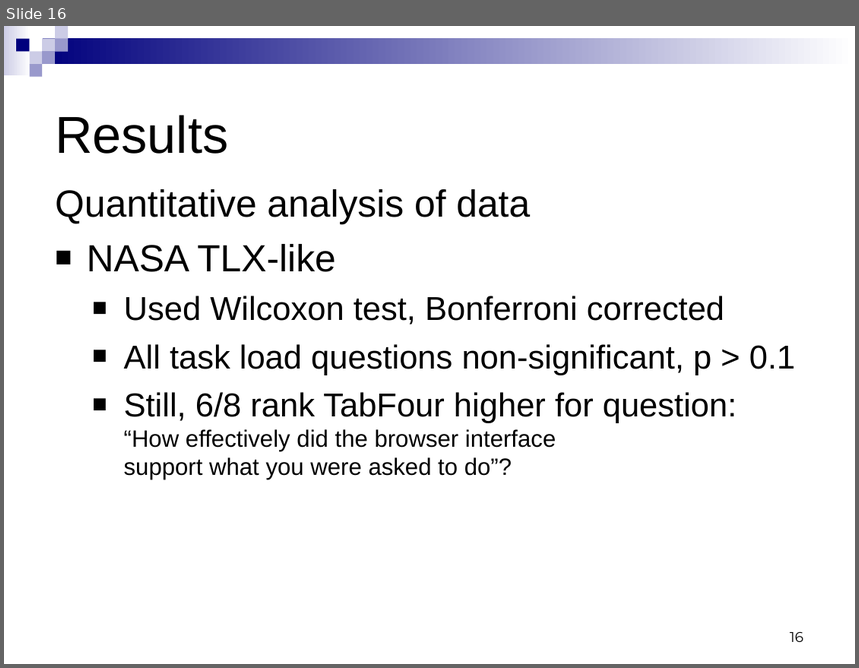
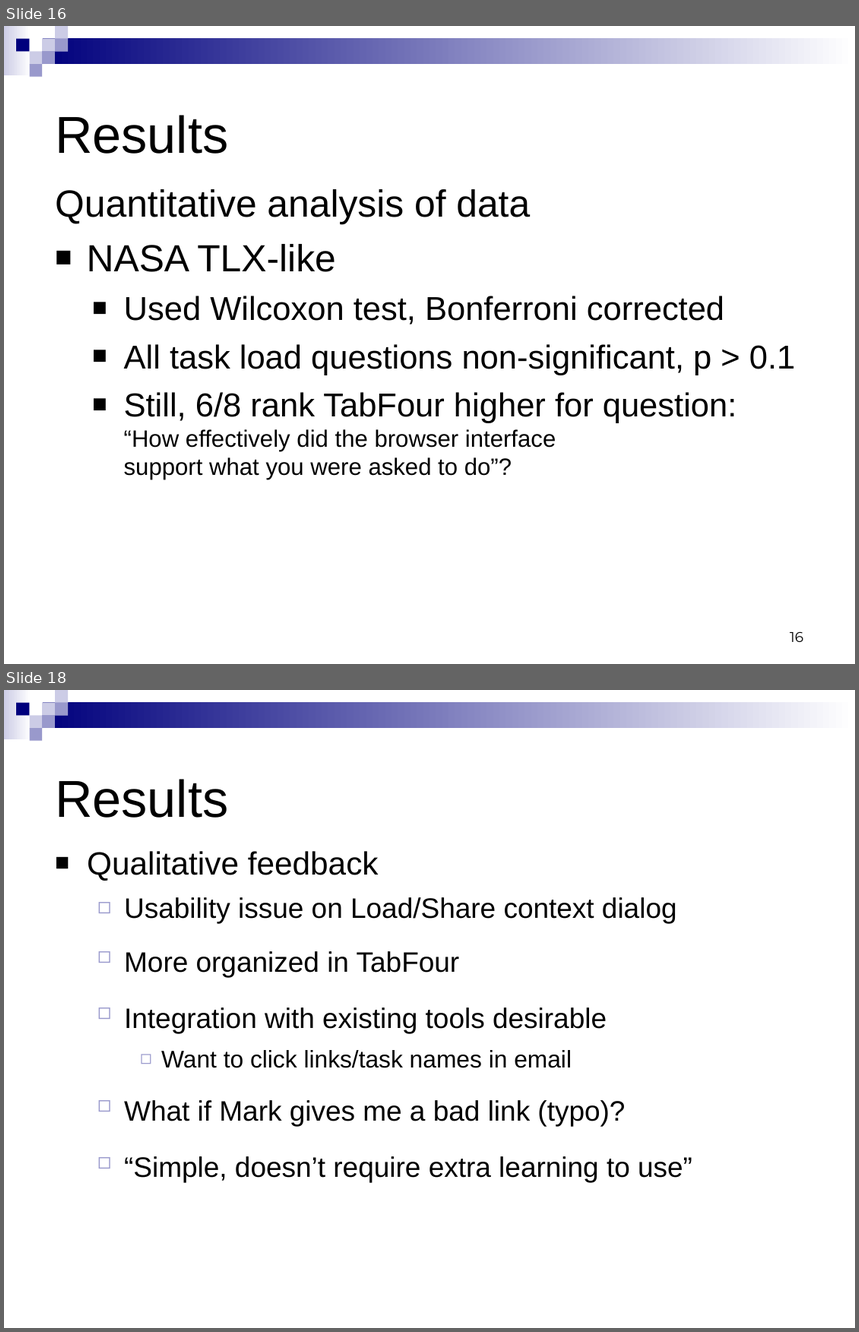
Before and after one commit to mohanraj-r/tabfour, a slide deck: Tab4/doc/544 Phase 3 presentation.ppt. Shown one above the other, each under a label of ours: slide 16 before the commit, slides 16 and 18 after it; the slides between them are not shown. The pictures are 859x668 and 859x1332 pixels, drawn with LibreOffice and Linux fonts; fonts in the diff are those of the drawing. Boxes give left, top, right and bottom in pixels: in the first picture for what was removed or moved away, otherwise in the second. Text is boxed around its words. In the diff, an @@ line names an element or a change of style, - is before the commit and + after.

Commit message:
tweaked the slides - qualitative section

```diff
--- a/Tab4/doc/544 Phase 3 presentation.ppt
+++ b/Tab4/doc/544 Phase 3 presentation.ppt
@@ slide 18 added at [4,690,855,1328], background #FFFFFF; not listed: 9 template elements that a slide beside it also shows @@
@@ title added at [55,779,228,818], 44 pt, text #000000 @@
+Results
@@ text added at [87,851,693,1182], 23.8 pt, text #000000 @@
+■ Qualitative feedback
+  ◻ Usability issue on Load/Share context dialog
+  ◻ More organized in TabFour
+  ◻ Integration with existing tools desirable
+    ◻ Want to click links/task names in email
+  ◻ What if Mark gives me a bad link (typo)?
+  ◻ “Simple, doesn’t require extra learning to use”
```
Also in this commit, not shown: 3 slides changed.
